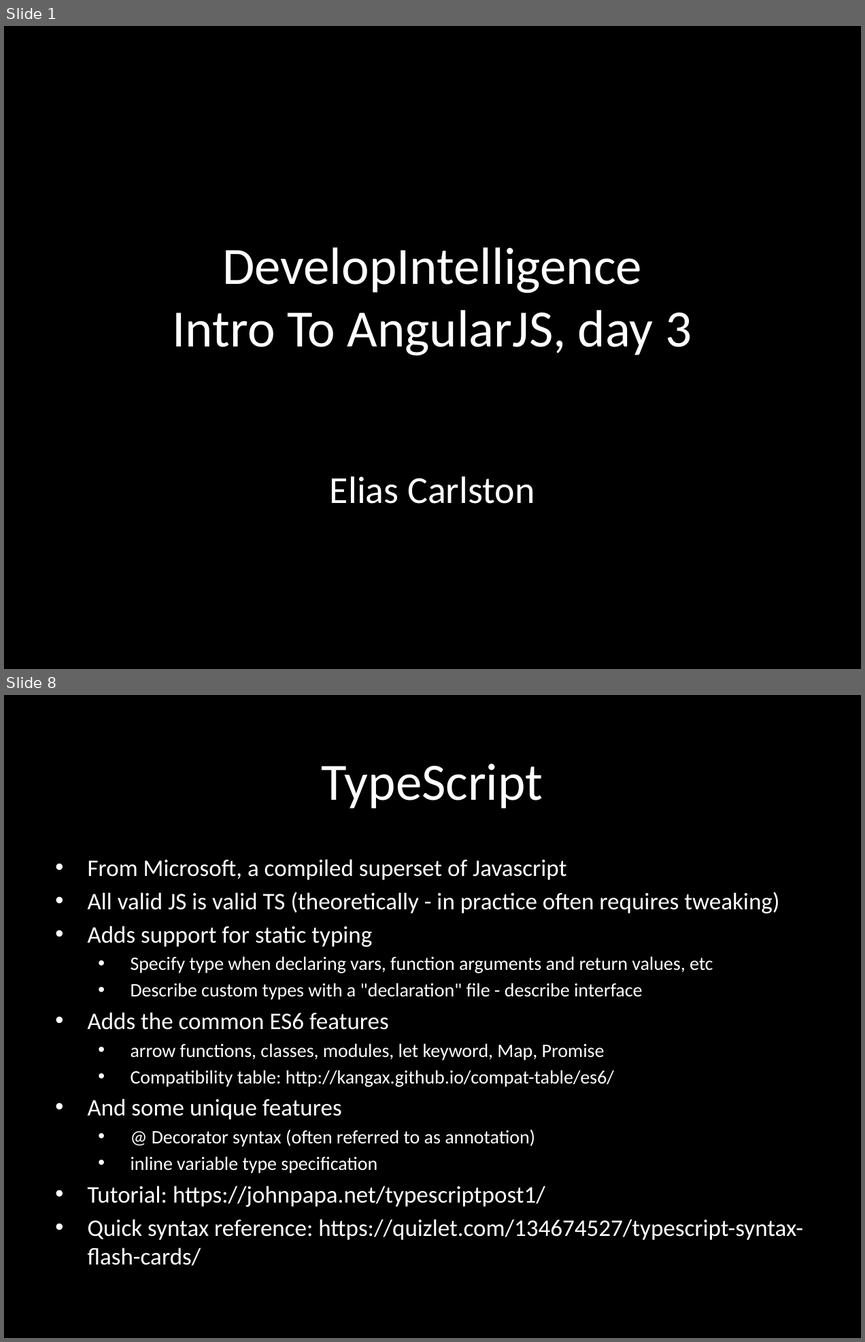
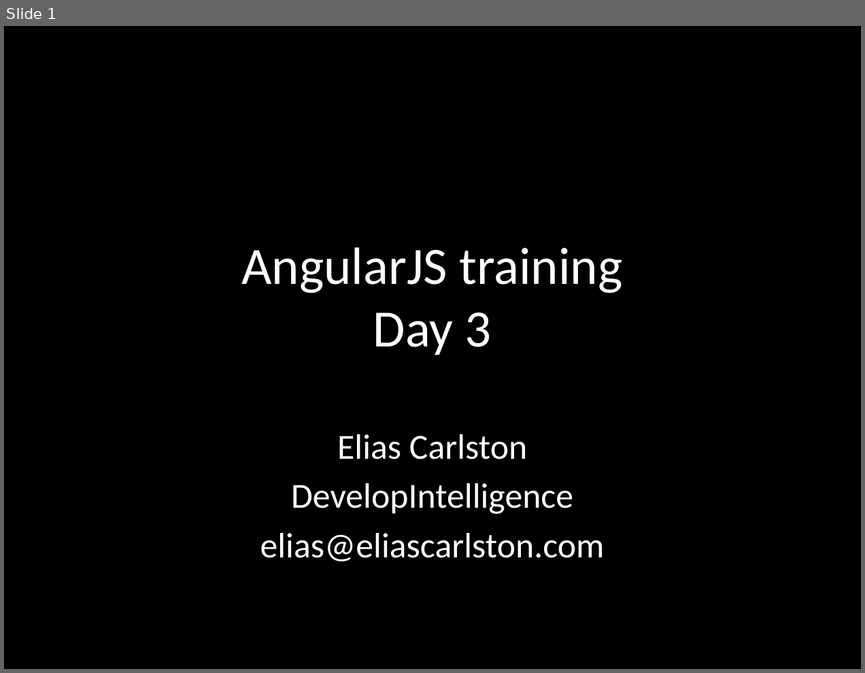
Before and after one commit to eliasjames/training-angular, a slide deck: slides/Angular Slides Day 3.pptx. Shown one above the other, each under a label of ours: slides 1 and 8 before the commit, slide 1 after it; the slides between them are not shown. The pictures are 865x1342 and 865x673 pixels, drawn with LibreOffice and Linux fonts; fonts in the diff are those of the drawing. Boxes give left, top, right and bottom in pixels: in the first picture for what was removed or moved away, otherwise in the second. Text is boxed around its words. In the diff, an @@ line names an element or a change of style, - is before the commit and + after.

```diff
--- a/slides/Angular Slides Day 3.pptx
+++ b/slides/Angular Slides Day 3.pptx
@@ slide 8 removed at bbox=[4, 695, 861, 1338], background #000000 @@
@@ title removed at bbox=[322, 764, 543, 809] @@
-TypeScript
@@ subtitle removed at bbox=[88, 859, 803, 1266] @@
-• From Microsoft, a compiled superset of Javascript
-• All valid JS is valid TS (theoretically - in practice often requires tweaking)
-• Adds support for static typing
-  • Specify type when declaring vars, function arguments and return values, etc
-  • Describe custom types with a "declaration" file - describe interface
-• Adds the common ES6 features
-  • arrow functions, classes, modules, let keyword, Map, Promise
-  • Compatibility table: http://kangax.github.io/compat-table/es6/
-• And some unique features
-  • @ Decorator syntax (often referred to as annotation)
-  • inline variable type specification
-• Tutorial: https://johnpapa.net/typescriptpost1/
-• Quick syntax reference: https://quizlet.com/134674527/typescript-syntax-flash-cards/
@@ slide 1 changed as well @@
@@ title at bbox=[241, 247, 622, 355]: text changed @@
-DevelopIntelligence
-Intro To AngularJS, day 3
+AngularJS training
+Day 3
@@ subtitle "Elias Carlston": place and size @@
-subtitle "Elias Carlston" at bbox=[330, 476, 534, 503]
+subtitle "Elias Carlston" at bbox=[260, 434, 604, 561]
@@ subtitle at bbox=[337, 434, 527, 459]: size 32 to 29.6 pt in "Elias Carlston" @@
@@ subtitle at bbox=[260, 483, 604, 561]: paragraphs added @@
+DevelopIntelligence
+elias@eliascarlston.com
```
Also in this commit, not shown: 2 other slides changed, 4 slides added, 17 other slides removed, 1 other file.
